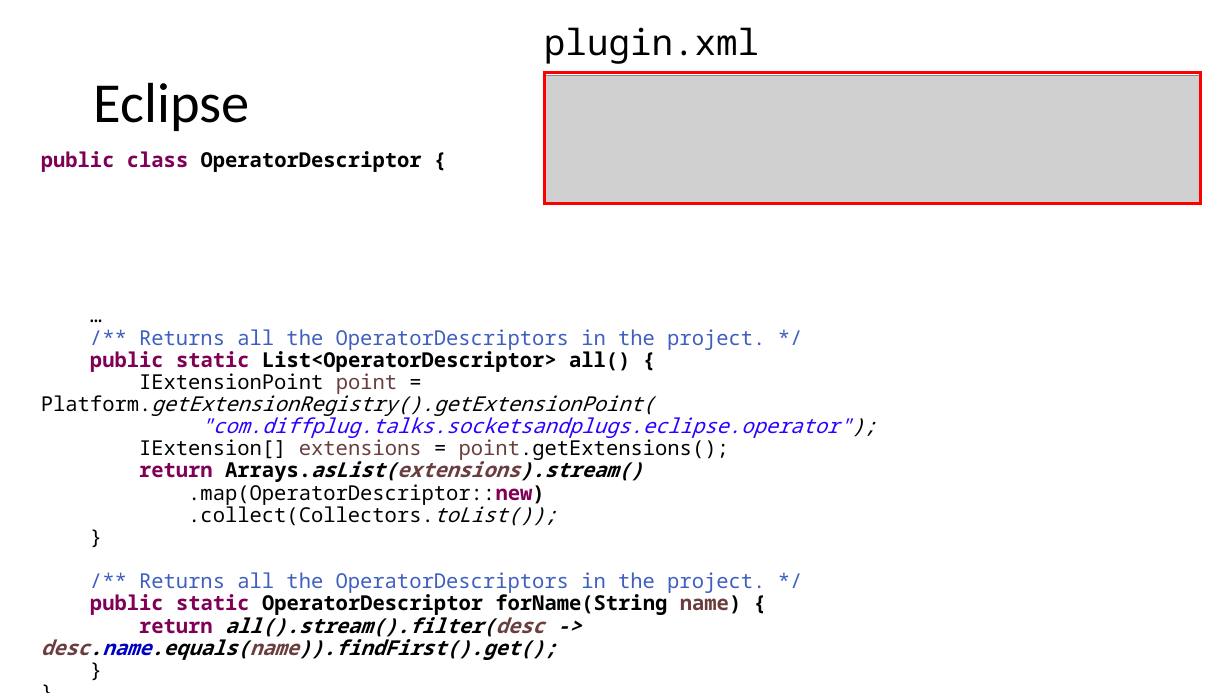
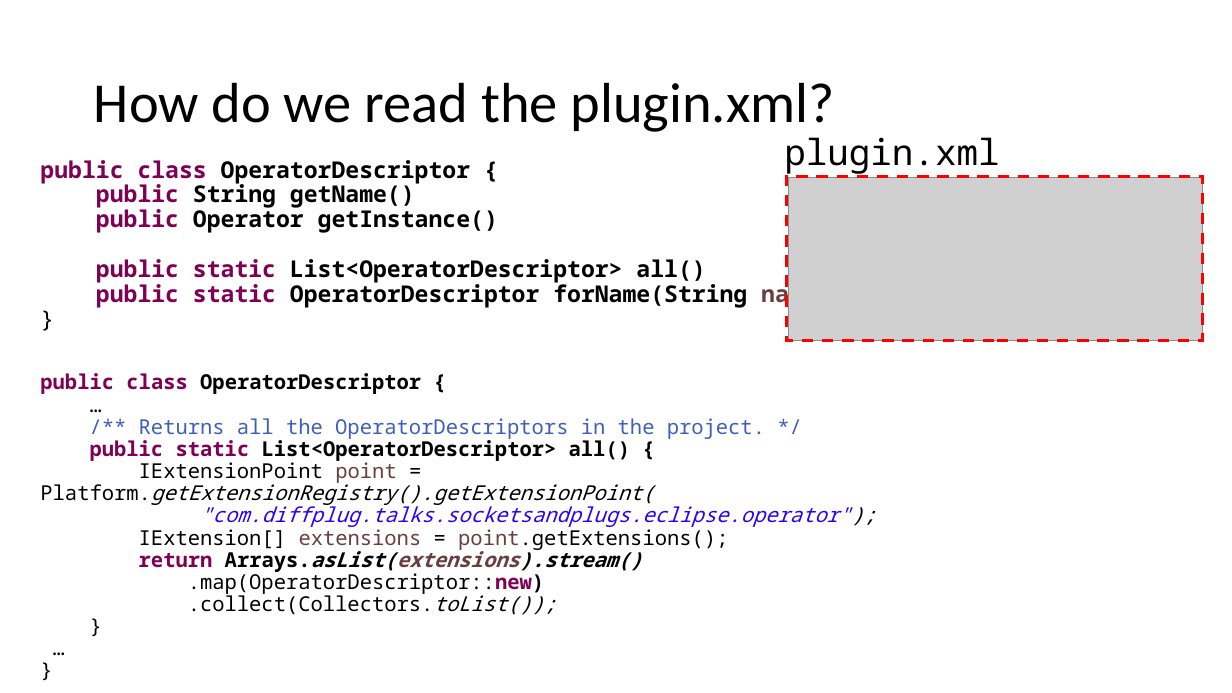
Before and after one commit to diffplug/sockets-and-plugs, a slide deck: slide 11 of Sockets and Plugs.pptx (slide 16 before the commit). Drawn at 1232x693 pixels with LibreOffice and Linux fonts; fonts in the diff are those of the drawing; grey boxes stand for pictures. Boxes give left, top, right and bottom in pixels: in the first picture for what was removed or moved away, otherwise in the second. Text is boxed around its words. In the diff, an @@ line names an element or a change of style, - is before the commit and + after.

```diff
--- a/Sockets and Plugs.pptx
+++ b/Sockets and Plugs.pptx
@@ title at [94, 82, 834, 132]: text changed @@
-Eclipse
+How do we read the plugin.xml?
@@ rectangle removed at [545, 73, 1201, 203] @@
@@ text "plugin.xml": place and size @@
-text "plugin.xml" at [544, 27, 759, 64]
+text "plugin.xml" at [784, 137, 999, 174]
@@ text added at [40, 160, 830, 308], 18 pt, text #000000, bold @@
+public class OperatorDescriptor {
+public String getName()
+public Operator getInstance()
+public static List<OperatorDescriptor> all()
+public static OperatorDescriptor forName(String name)
+}
@@ rectangle added at [787, 177, 1202, 341], outline #FF0000 2.25 pt dashed @@
@@ picture: place and size @@
-picture at [546, 76, 1202, 202]
+picture at [789, 177, 1203, 341]
@@ text at [40, 373, 876, 615]: paragraph removed @@
-}
@@ text "public class OperatorDescriptor {": place and size @@
-text "public class OperatorDescriptor {" at [41, 151, 877, 660]
+text "public class OperatorDescriptor {" at [40, 373, 876, 615]
@@ text at [41, 572, 765, 660]: text changed; bold off @@
-/** Returns all the OperatorDescriptors in the project. */
-public static OperatorDescriptor forName(String name) {
-return all().stream().filter(desc -> desc.name.equals(name)).findFirst().get();
+…
```
Also in this commit, not shown: 10 other slides changed, 9 slides added, 5 slides removed.
